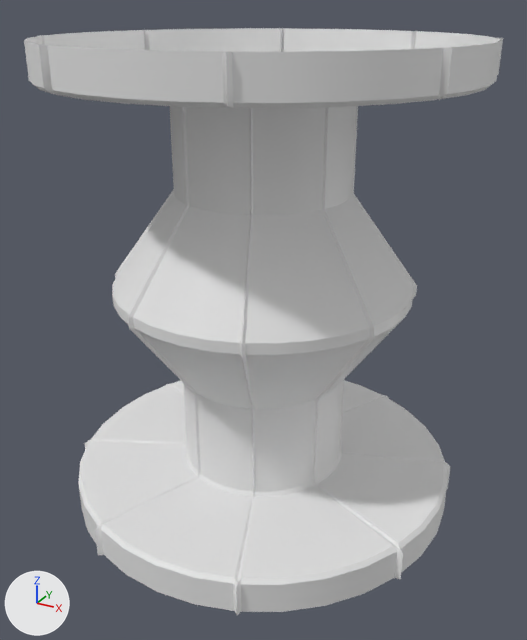
The FBX model Assets/KovaModels/SewerBulgeSmall.fbx, before and after one commit.
Both versions are drawn from a 50 mm lens placed at (14.3, -25.9, 11.3), pointed at (0.3, -0.5, -1.4). Lighting does not change. The marker at lower left points along +X, +Y and +Z. Where no turn or scale is listed for an object, it has been applied to the vertices.

Objects in the first picture: 'SewerBulgeSmall'.
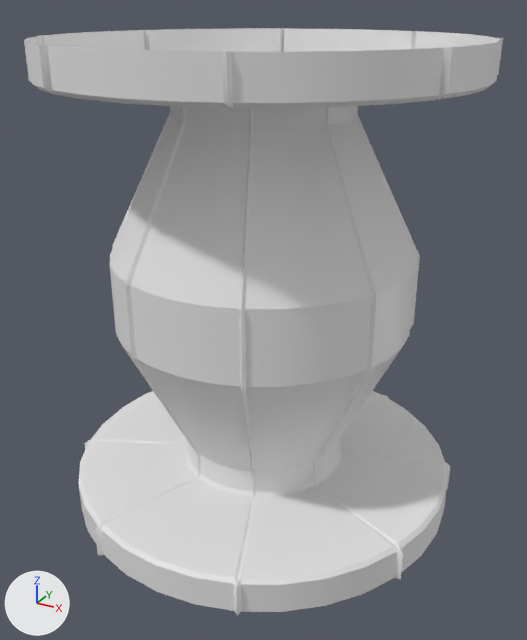
Where the newer file only moved an object's origin or applied its transform, the numbers keep the older frame.

The edits, one by one:
me_cylinder_005 has 672 vertices, 624 faces and spans x -8.6..8.6, y -8.6..8.6, z -10.0..10.0.
me_cylinder_005 is used by ob_sewerbulgesmall; location (0.0, 0.0, 0.0).
me_cylinder_005 part 1: all 48 vertices in x -3.6..3.6, y -3.6..3.6, z -4.1 are moved by (0.0, 0.0, -3.1).
me_cylinder_005 part 2: all 48 vertices in x -6.4..6.4, y -6.4..6.4, z -0.2 are moved by (0.0, 0.0, -1.3).
me_cylinder_005 part 3: all 48 vertices in x -6.4..6.4, y -6.4..6.4, z 0.2 are moved by (0.0, 0.0, 1.3).
me_cylinder_005 part 4: all 48 vertices in x -3.6..3.6, y -3.6..3.6, z 4.1 are moved by (0.0, 0.0, 3.1).

Boxes [x1, y1, x2, y2] around the edits, measured in the pictures (527 x 640 px; the box of a moved part takes in the faces that stretch with it):
part 1 of me_cylinder_005, moved or reshaped
    before: [183, 380, 344, 494]
    after: [186, 435, 342, 494]
part 2 of me_cylinder_005, moved or reshaped
    before: [125, 296, 415, 410]
    after: [122, 324, 413, 473]
part 3 of me_cylinder_005, moved or reshaped
    before: [112, 274, 417, 356]
    after: [110, 245, 420, 389]
part 4 of me_cylinder_005, moved or reshaped
    before: [112, 106, 417, 345]
    after: [110, 106, 419, 310]
